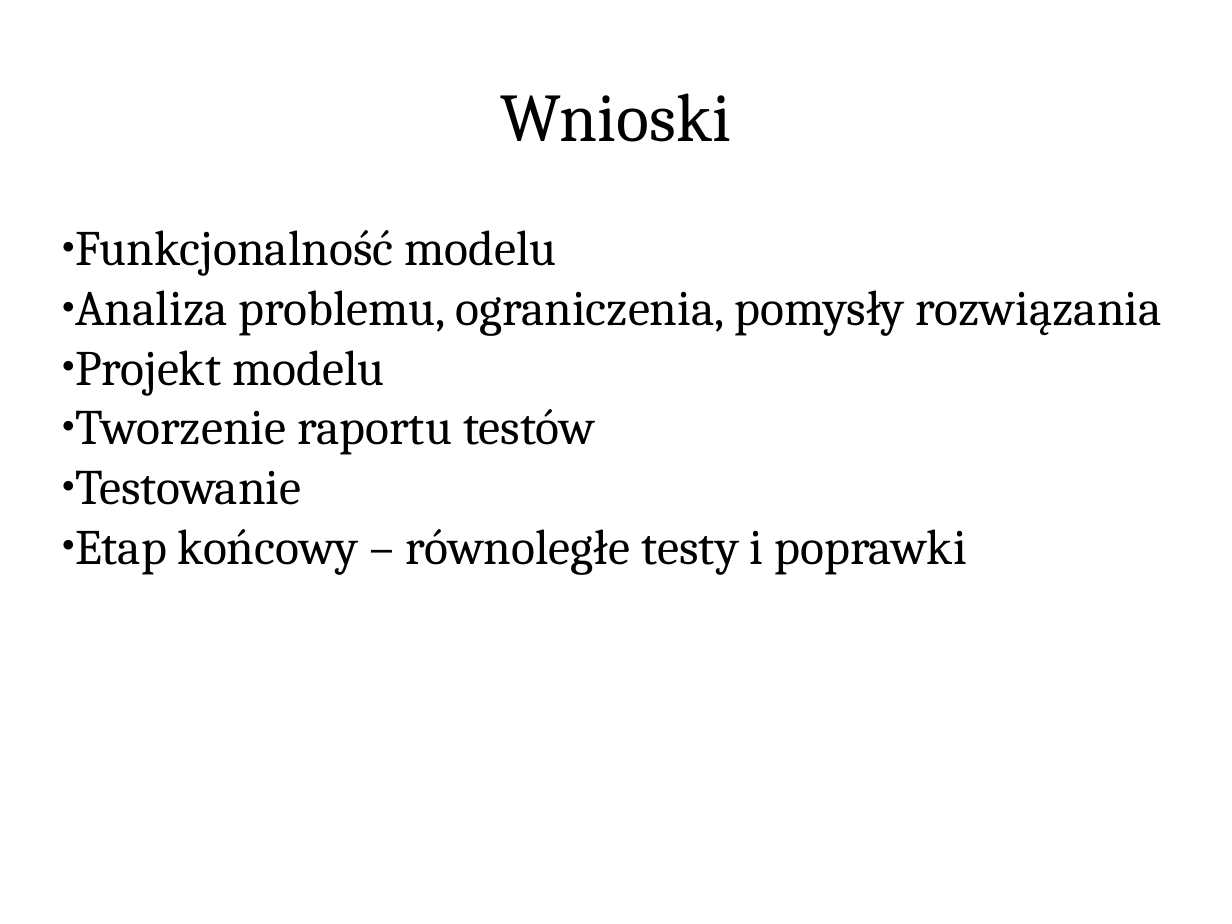
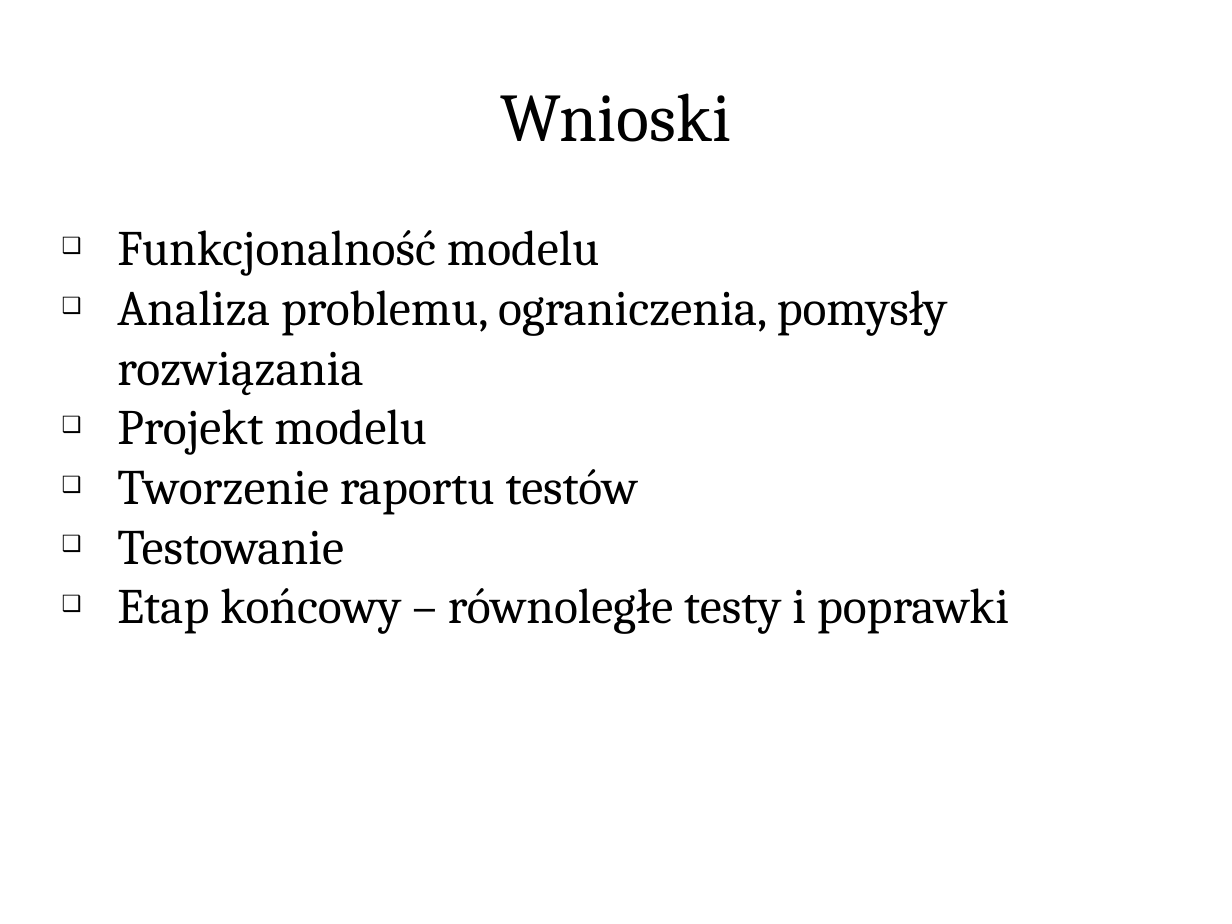
Before and after one commit to andrzejbro/APProject2_CarLights, a slide deck: slide 7 of car_lights.pptx. Drawn at 1232x924 pixels with LibreOffice and Linux fonts; fonts in the diff are those of the drawing; background and template pictures are left out. Boxes give left, top, right and bottom in pixels: in the first picture for what was removed or moved away, otherwise in the second. Text is boxed around its words. In the diff, an @@ line names an element or a change of style, - is before the commit and + after.

```diff
--- a/car_lights.pptx
+++ b/car_lights.pptx
@@ text "Funkcjonalność modelu" at (117,230,1009,634): bullet ● to ❑ @@
```
Also in this commit, not shown: 1 other slide changed.
